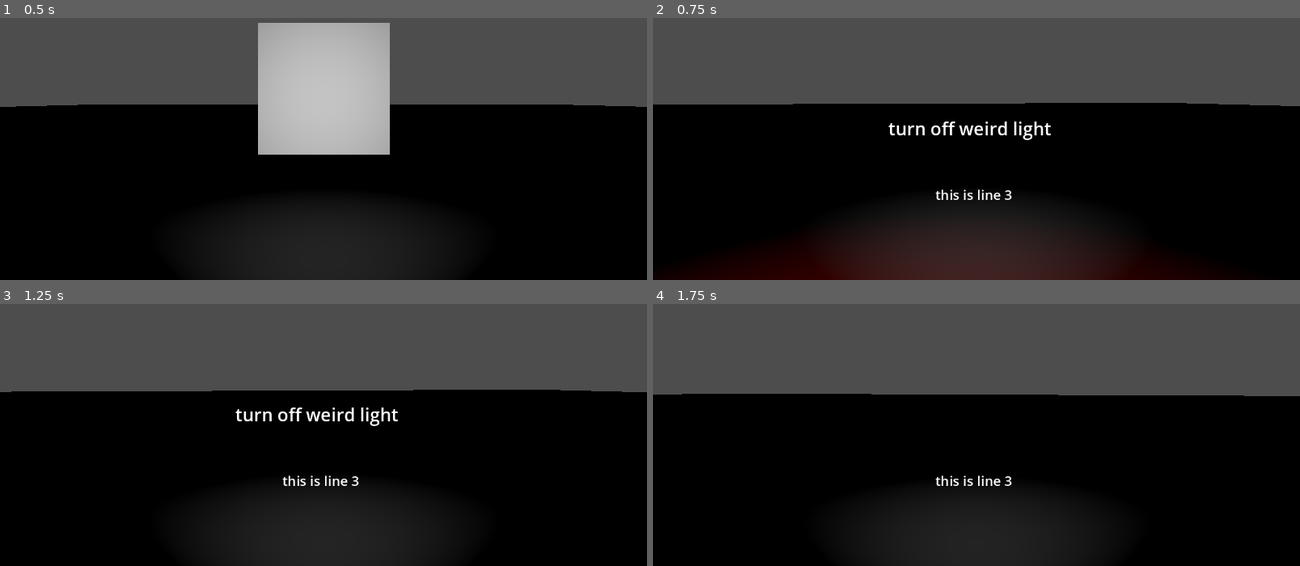
Above: before the commit, frames 1-4 (two rows, left to right).
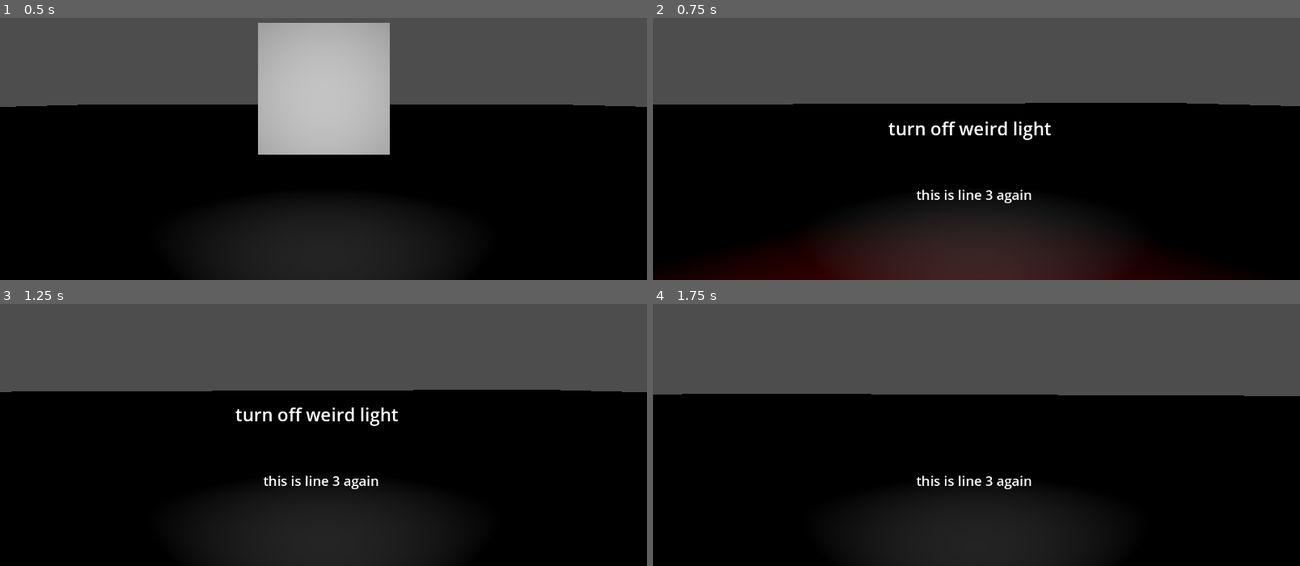
Above: after the commit, the same moments.

Repository: CoolBeanGames/Therebefore
Game: Godot game, scene res://Scenes/game_base.tscn
Same seed, same stepped clock (60 frames per second), same inputs: the game is played once before the commit and once after it.
Inputs (mouse positions are in pixels of both pictures, inside the frame that each line leads up to):
- Up to frame 1 (0.5 s): no input
- Up to frame 2 (0.75 s): tap Enter at 0.5 s; move the mouse to (1008, 96) at 0.52 s; hold W (up) from 0.53 s (still down); tap E (interact) at 0.6 s
- Up to frame 3 (1.25 s): keep holding W (up)
- Up to frame 4 (1.75 s): keep holding W (up); tap Space at 1.25 s; move the mouse to (944, 385) at 1.27 s; tap E (interact) at 1.35 s

Frame 1 is identical in both runs. In frame 2, 0.4% of the frame differs, in the area x 40-59%, y 65-71%; in frame 3, 0.4%; in frame 4, 0.4%.

Commit message:
steam version is a piece of shit
allegedly lol

Diff:
--- a/Data/Audio/line 3.tres
+++ b/Data/Audio/line 3.tres
@@ -5,6 +5,6 @@
 [resource]
 resource_name = "line 3"
 script = ExtResource("1_eapyt")
-Text = "this is line 3"
+Text = "this is line 3 again"
 Bus = 0
-skip_position = false
+skip_position = true
--- a/Data/AudioGroups/conv ersation.tres
+++ b/Data/AudioGroups/conv ersation.tres
@@ -8,8 +8,10 @@
 [ext_resource type="Resource" uid="uid://c5s7s15oery2g" path="res://data/Audio/line 5.tres" id="5_1g5fq"]
 [ext_resource type="Resource" uid="uid://dy55dopeslqe" path="res://data/Audio/line 6.tres" id="6_6yoef"]
 [ext_resource type="Resource" uid="uid://d41ris7ly2ps" path="res://data/Audio/line 7.tres" id="7_mpqcj"]
+[ext_resource type="Resource" uid="uid://k7r2b71pklq7" path="res://data/Audio/line_8.tres" id="8_b4h5f"]
+[ext_resource type="Resource" uid="uid://dp7rh3w7jgwth" path="res://data/Audio/line 9.tres" id="9_mxu7a"]
 
 [resource]
 resource_name = "conv ersation"
 script = ExtResource("2_16u2f")
-lines = Array[ExtResource("1_r0227")]([ExtResource("4_5m366"), ExtResource("2_ayosd"), ExtResource("4_1g5fq"), ExtResource("5_1g5fq"), ExtResource("6_6yoef"), ExtResource("7_mpqcj")])
+lines = Array[ExtResource("1_r0227")]([ExtResource("4_5m366"), ExtResource("2_ayosd"), ExtResource("4_1g5fq"), ExtResource("5_1g5fq"), ExtResource("6_6yoef"), ExtResource("7_mpqcj"), ExtResource("8_b4h5f"), ExtResource("9_mxu7a")])
--- a/Data/Notes/note 2.tres
+++ /dev/null
@@ -1,9 +0,0 @@
-[gd_resource type="Resource" script_class="Note" load_steps=2 format=3 uid="uid://1vdt4cdv3c4v"]
-
-[ext_resource type="Script" uid="uid://dj88ee0tenkp1" path="res://Resources/Note.gd" id="1_41xgg"]
-
-[resource]
-resource_name = "note 2"
-script = ExtResource("1_41xgg")
-note_text = "here is some other different text i set for you! does this fucking work?"
-play_audio = false
--- a/Data/Notes/note.tres
+++ b/Data/Notes/note.tres
@@ -1,9 +1,9 @@
-[gd_resource type="Resource" script_class="Note" load_steps=2 format=3 uid="uid://b3vco40dmu6fo"]
+[gd_resource type="Resource" script_class="Note" load_steps=2 format=3 uid="uid://bkw6stx4jigvg"]
 
 [ext_resource type="Script" uid="uid://dj88ee0tenkp1" path="res://Resources/Note.gd" id="1_uslml"]
 
 [resource]
 resource_name = "note"
 script = ExtResource("1_uslml")
-note_text = "here is a test"
+note_text = "some data text again"
 play_audio = false
--- /dev/null
+++ b/data/Audio/line 8.tres
@@ -0,0 +1,10 @@
+[gd_resource type="Resource" script_class="subtitled_audio" load_steps=2 format=3 uid="uid://bk0np25glboor"]
+
+[ext_resource type="Script" uid="uid://bbtgup22pegu4" path="res://Resources/Subtitled_Audio.gd" id="1_pv1qa"]
+
+[resource]
+resource_name = "line 8"
+script = ExtResource("1_pv1qa")
+Text = ""
+Bus = 0
+skip_position = false
--- /dev/null
+++ b/data/Audio/line 9.tres
@@ -0,0 +1,10 @@
+[gd_resource type="Resource" script_class="subtitled_audio" load_steps=2 format=3 uid="uid://dp7rh3w7jgwth"]
+
+[ext_resource type="Script" uid="uid://bbtgup22pegu4" path="res://Resources/Subtitled_Audio.gd" id="1_34vp8"]
+
+[resource]
+resource_name = "line 9"
+script = ExtResource("1_34vp8")
+Text = ""
+Bus = 0
+skip_position = false
--- /dev/null
+++ b/data/Audio/line_8.tres
@@ -0,0 +1,10 @@
+[gd_resource type="Resource" script_class="subtitled_audio" load_steps=2 format=3 uid="uid://k7r2b71pklq7"]
+
+[ext_resource type="Script" uid="uid://bbtgup22pegu4" path="res://Resources/Subtitled_Audio.gd" id="1_3fllt"]
+
+[resource]
+resource_name = "line_8"
+script = ExtResource("1_3fllt")
+Text = "this is some text"
+Bus = 0
+skip_position = false
Not shown: 1 places in Data/AudioGroups/conv ersation.tres that only renumber resources
Not shown, changed: addons/DialogEditor/dialog_editor_screen.gd
Not shown, changed: addons/Notes/NoteEditorUI.tscn
Not shown, added: addons.zip
